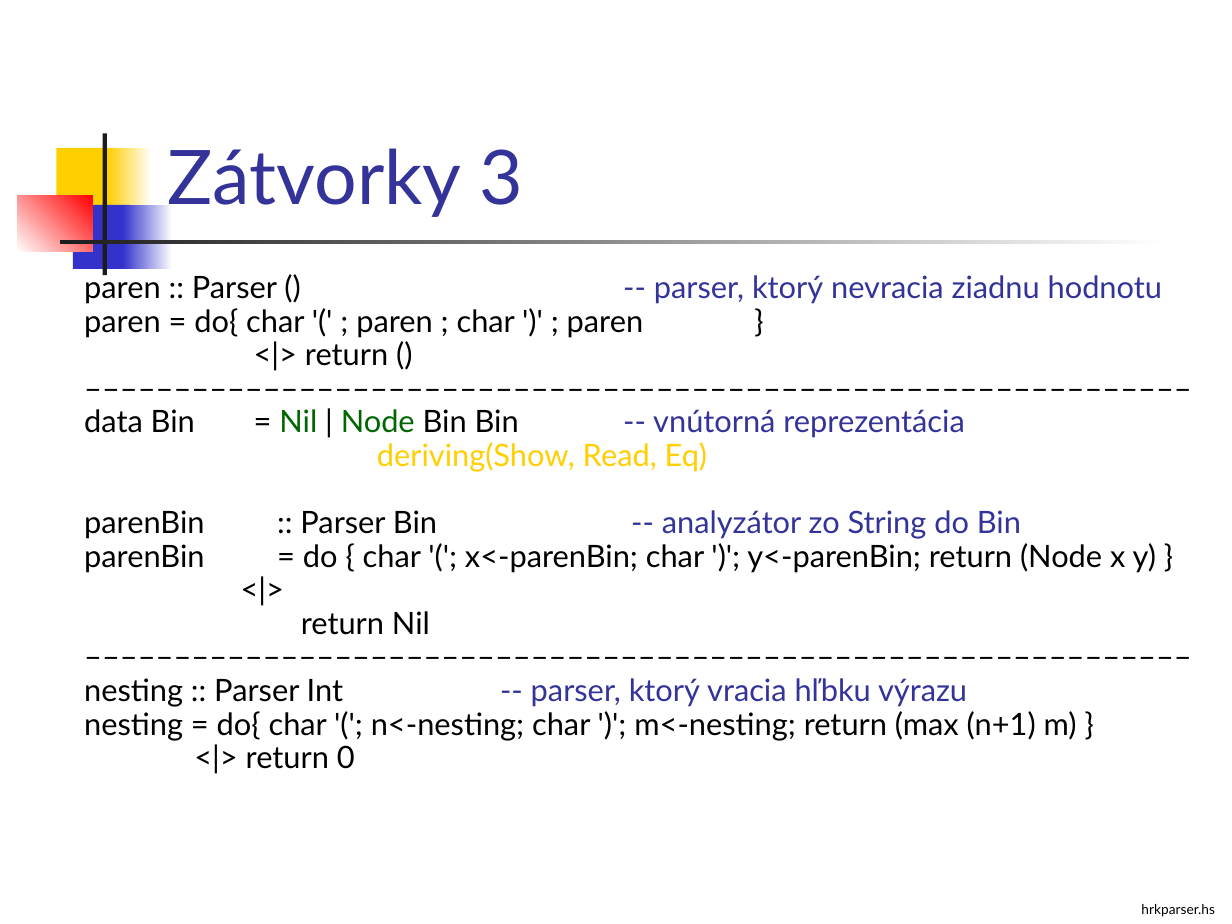
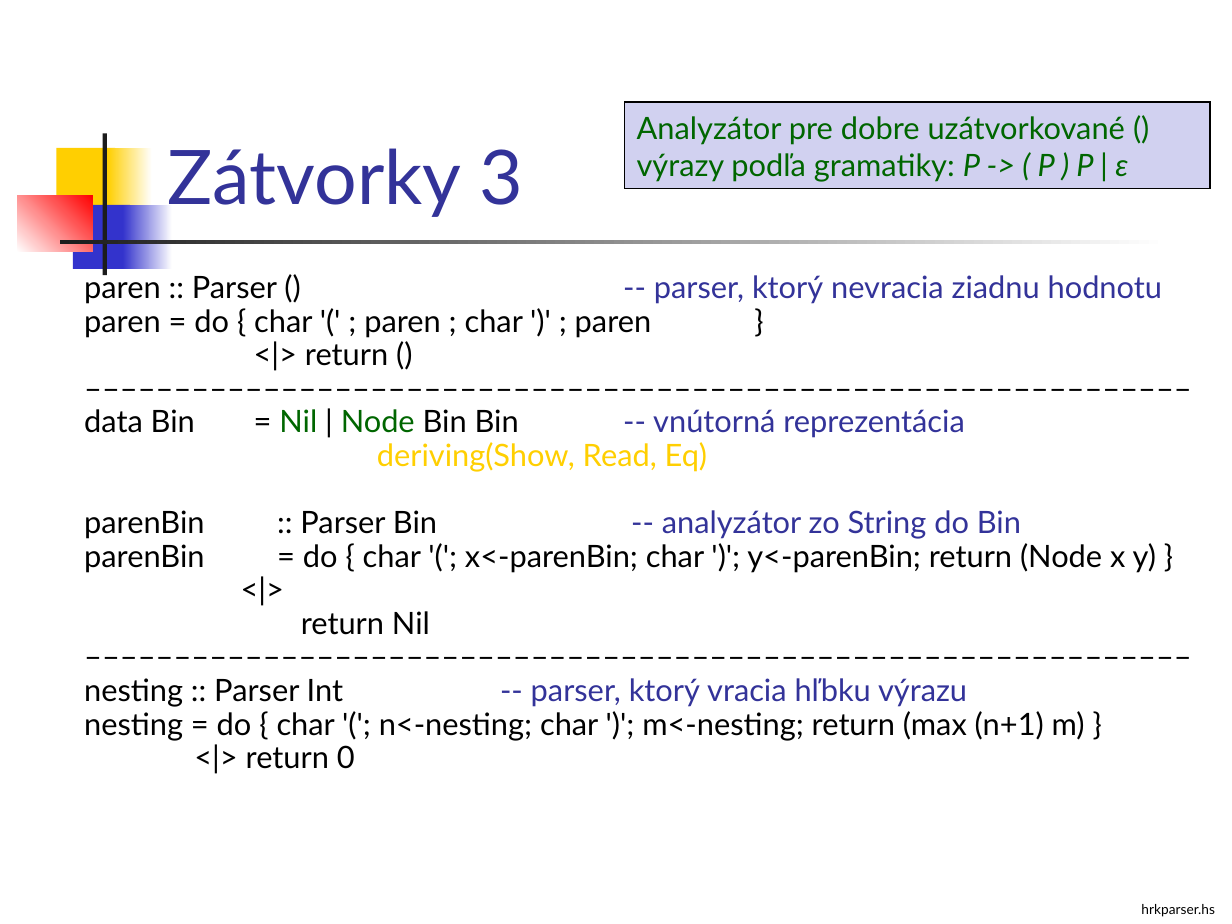
Before and after one commit to Funkcionalne/Prednasky, a slide deck: slide 21 of 10/10_fpro.ppt (slide 20 before the commit). Drawn at 1232x924 pixels with LibreOffice and Linux fonts; fonts in the diff are those of the drawing. Boxes give left, top, right and bottom in pixels: in the first picture for what was removed or moved away, otherwise in the second. Text is boxed around its words. In the diff, an @@ line names an element or a change of style, - is before the commit and + after.

```diff
--- a/10/10_fpro.ppt
+++ b/10/10_fpro.ppt
@@ rectangle added at box(625, 102, 1210, 188), fill #D1D1F0, outline #000000 0.74 pt, 18 pt, text #006600 @@
+Analyzátor pre dobre uzátvorkované ()
+výrazy podľa gramatiky: P -> ( P ) P | ε
@@ text at box(84, 309, 652, 338): spaces changed @@
-paren = do{ char '(' ; paren ; char ')' ; paren }
+paren = do { char '(' ; paren ; char ')' ; paren }
@@ text at box(84, 711, 1085, 741): spaces changed @@
-nesting = do{ char '('; n<-nesting; char ')'; m<-nesting; return (max (n+1) m) }
+nesting = do { char '('; n<-nesting; char ')'; m<-nesting; return (max (n+1) m) }
```
Also in this commit, not shown: 22 other slides changed, 2 slides added, 2 other files.
